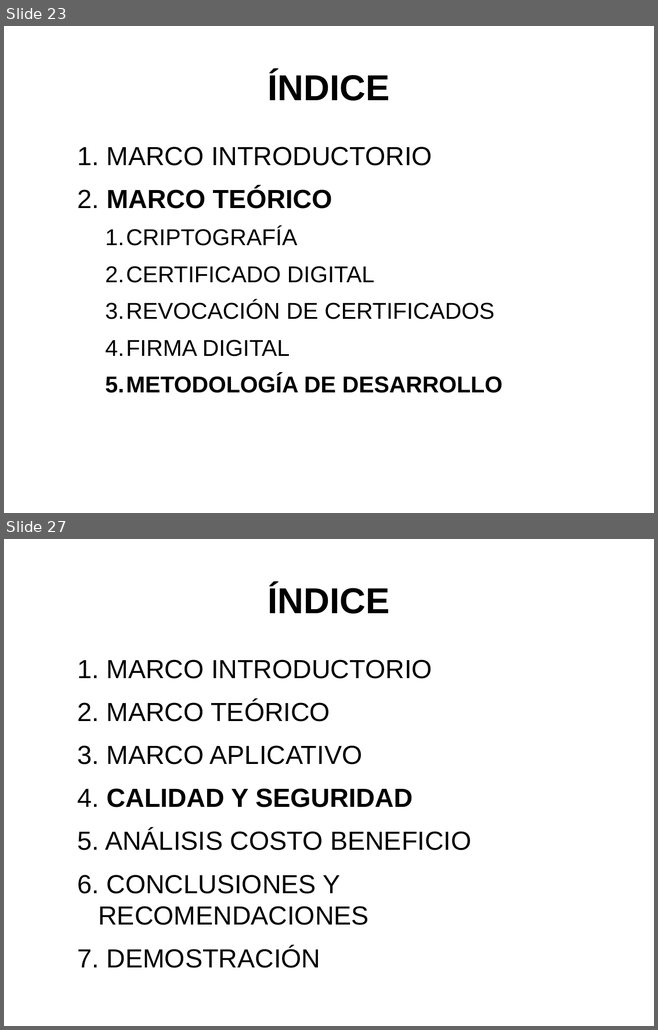
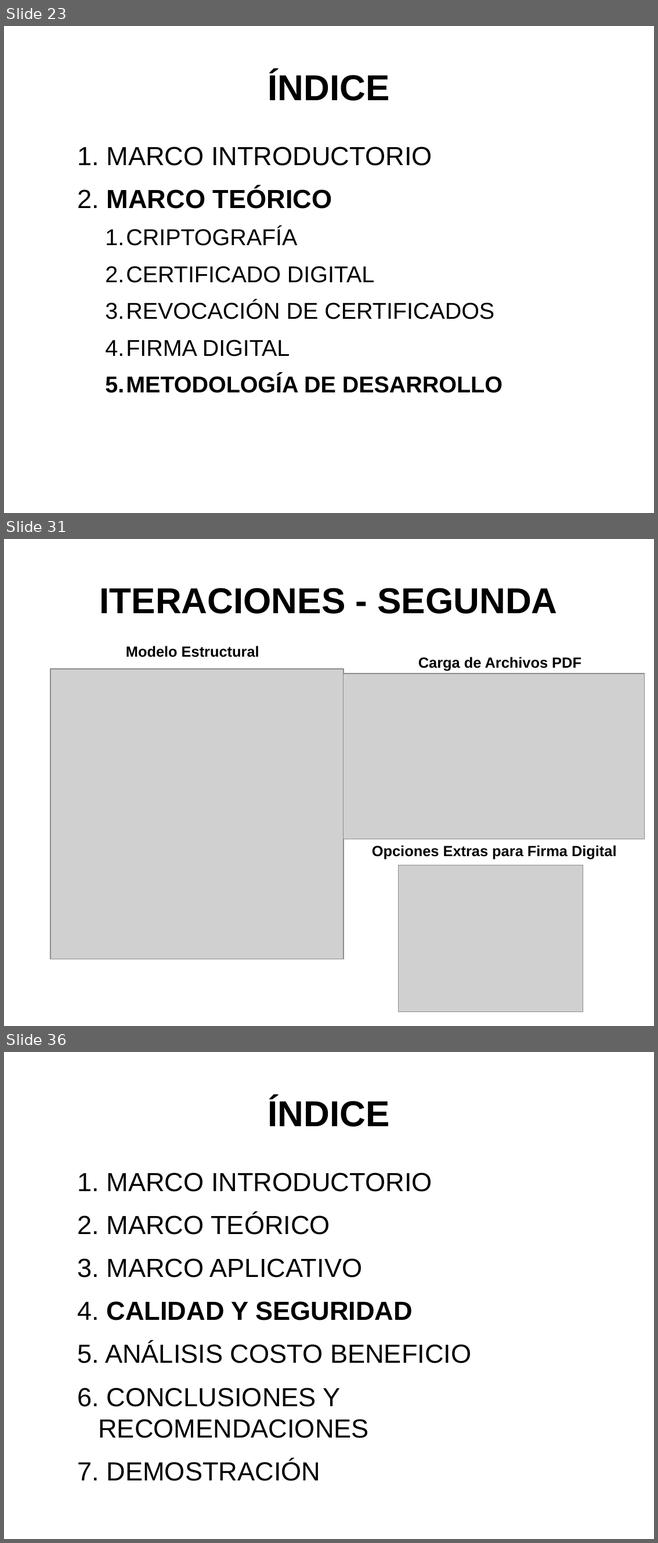
Before and after one commit to artmint/proyectoG, a slide deck: PRESENTACION - PROYECTO.odp. Shown one above the other, each under a label of ours: slides 23 and 27 before the commit, slides 23, 31 and 36 after it; the slides between them are not shown. The pictures are 658x1030 and 658x1543 pixels, drawn with LibreOffice and Linux fonts; fonts in the diff are those of the drawing; grey boxes stand for pictures. Boxes give left, top, right and bottom in pixels: in the first picture for what was removed or moved away, otherwise in the second. Text is boxed around its words. In the diff, an @@ line names an element or a change of style, - is before the commit and + after.

```diff
--- a/PRESENTACION - PROYECTO.odp
+++ b/PRESENTACION - PROYECTO.odp
@@ slide 31 added at (4,539,654,1026), background #FFFFFF @@
@@ title added at (100,588,557,614), 44 pt, text #000000, bold @@
+ITERACIONES - SEGUNDA
@@ text added at (126,646,259,657), 18 pt, text #000000, bold @@
+Modelo Estructural
@@ text added at (418,657,581,671), 18 pt, text #000000, bold @@
+Carga de Archivos PDF
@@ picture added at (50,669,343,959) @@
@@ picture added at (343,674,645,839) @@
@@ text added at (372,845,616,860), 18 pt, text #000000, bold @@
+Opciones Extras para Firma Digital
@@ picture added at (398,866,583,1012) @@
@@ what was slide 27 is now slide 36 @@
```
Also in this commit, not shown: 6 slides changed, 15 other slides added, 2 slides removed, 21 other files.
